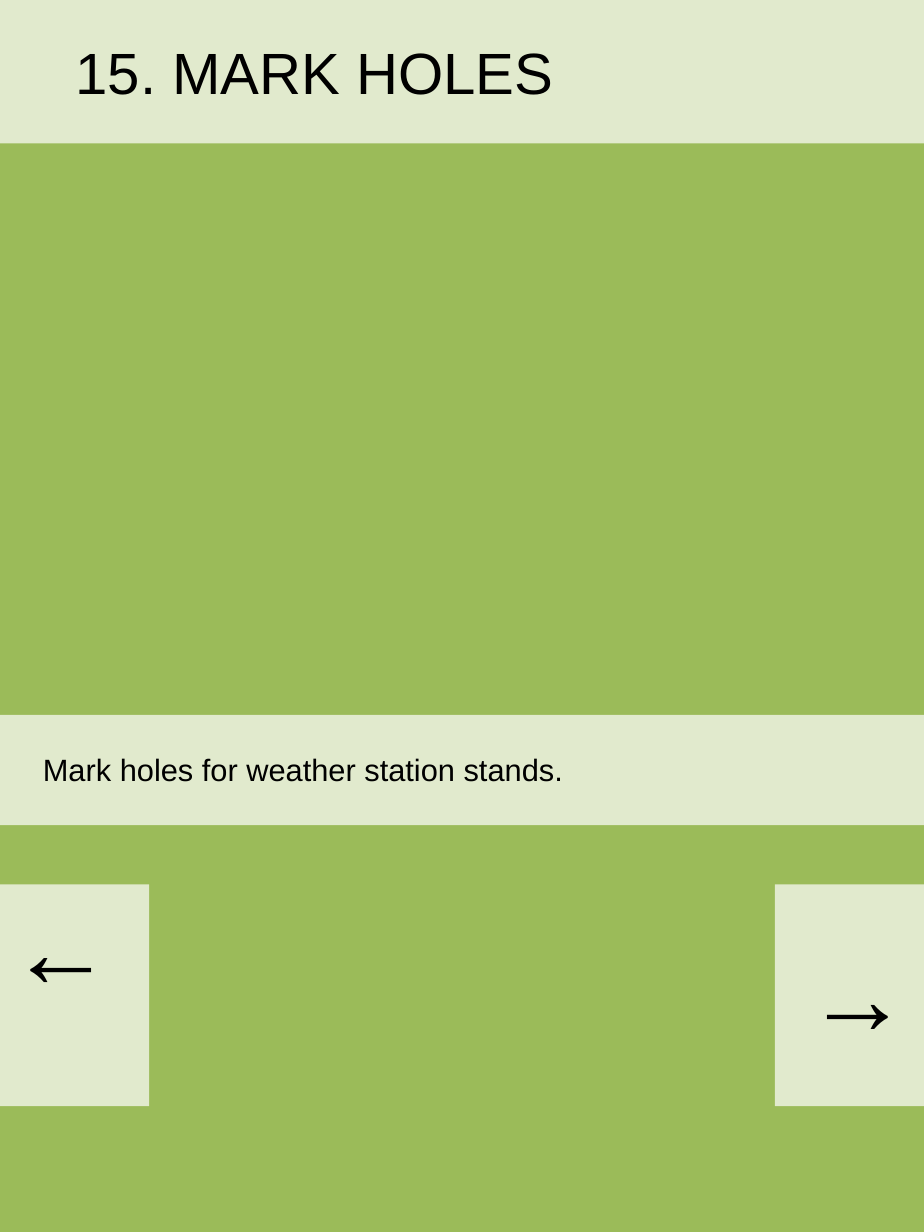
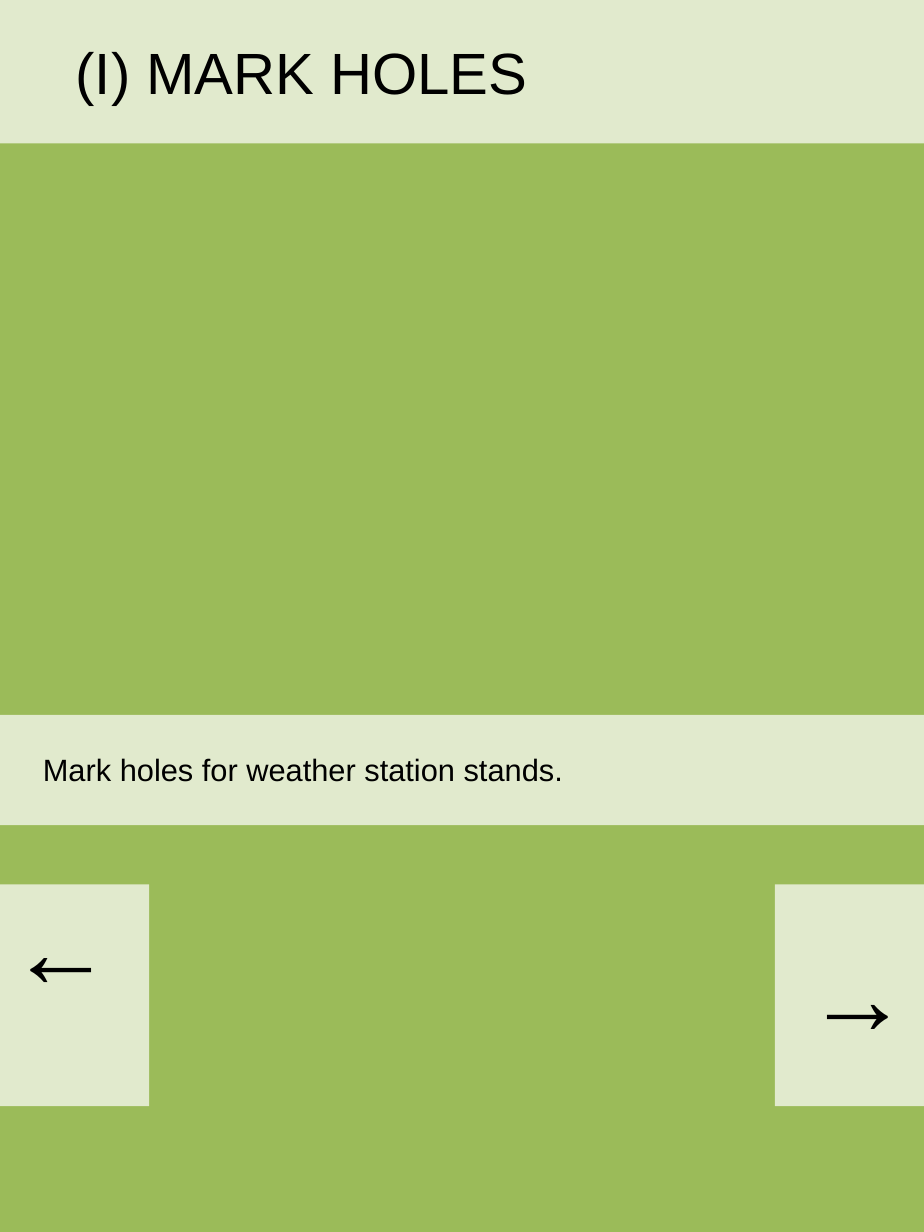
Before and after one commit to yobitechnologies/C3, a slide deck: slide 16 of Concept.pptx. Drawn at 924x1232 pixels with LibreOffice and Linux fonts; fonts in the diff are those of the drawing. Boxes give left, top, right and bottom in pixels: in the first picture for what was removed or moved away, otherwise in the second. Text is boxed around its words. In the diff, an @@ line names an element or a change of style, - is before the commit and + after.

```diff
--- a/Concept.pptx
+++ b/Concept.pptx
@@ text at bbox=[76, 52, 527, 105]: text changed @@
-15. MARK HOLES
+(I) MARK HOLES
```
Also in this commit, not shown: 13 other slides changed, 15 other files.
